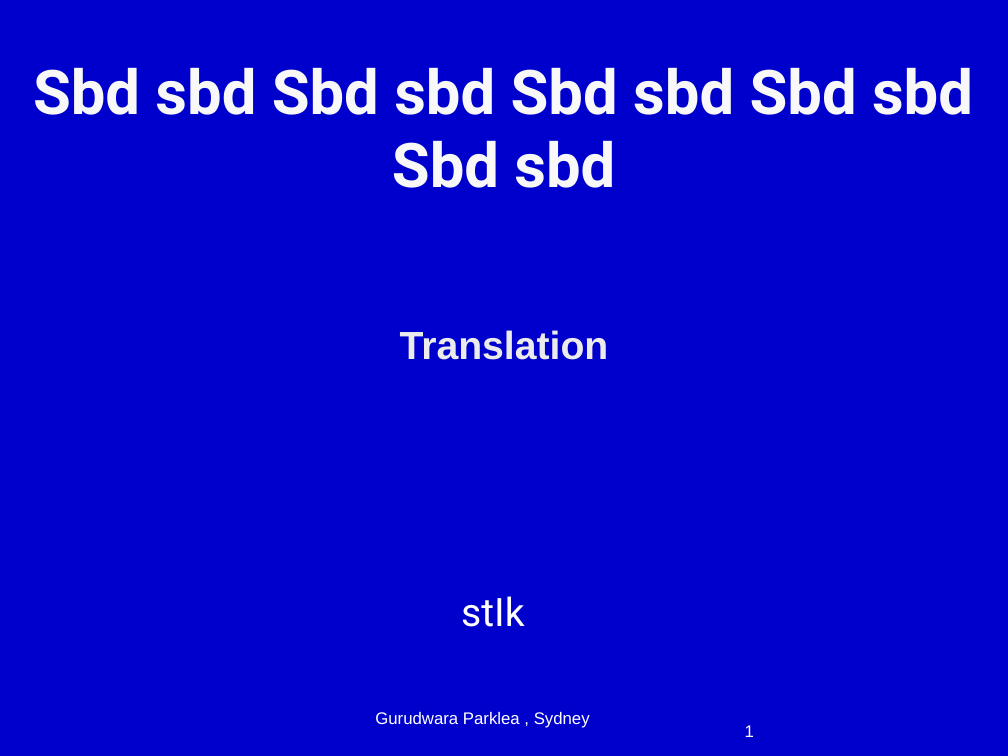
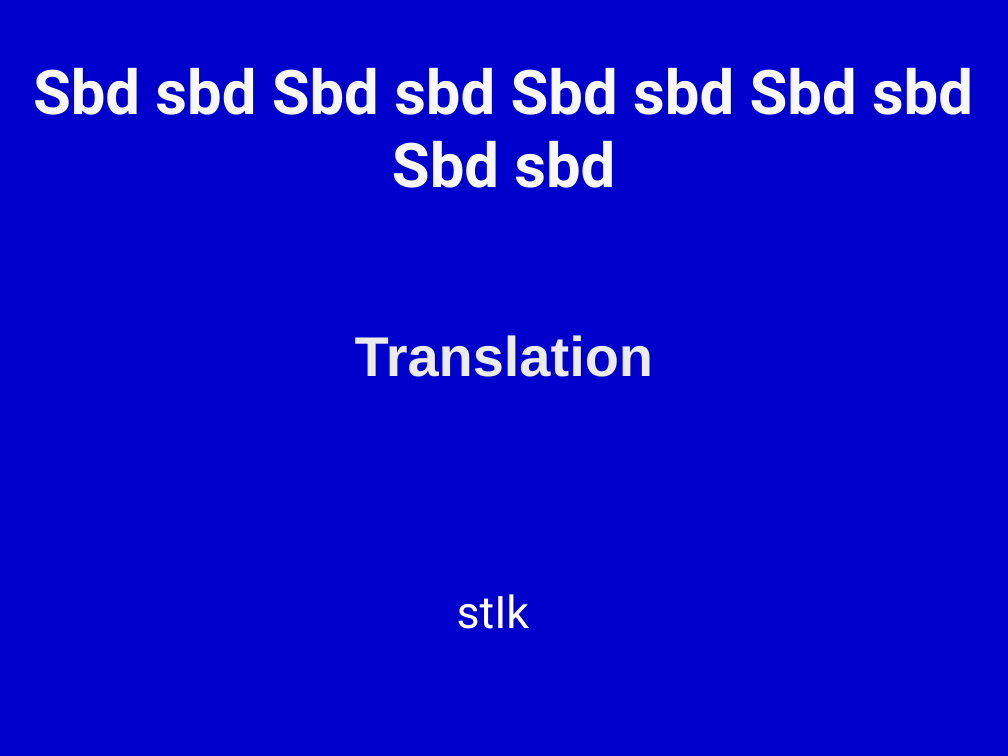
Before and after one commit to jagatsingh/sikhism, a slide deck: slide 1 of software/sikhi2max/themes/plain_darkblue.ppt. Drawn at 1008x756 pixels with LibreOffice and Linux fonts; fonts in the diff are those of the drawing. Boxes give left, top, right and bottom in pixels: in the first picture for what was removed or moved away, otherwise in the second. Text is boxed around its words. In the diff, an @@ line names an element or a change of style, - is before the commit and + after.

Commit message:
Trying bigger font

```diff
--- a/software/sikhi2max/themes/plain_darkblue.ppt
+++ b/software/sikhi2max/themes/plain_darkblue.ppt
@@ text "Translation" at (x1=355, y1=335, x2=653, y2=377): size 28 to 40 pt @@
@@ text "stIk" at (x1=457, y1=594, x2=530, y2=629): size 28 to 32 pt @@
@@ text removed at (x1=375, y1=712, x2=590, y2=728) @@
-Gurudwara Parklea , Sydney
@@ page number removed at (x1=745, y1=725, x2=754, y2=737) @@
-1
```
